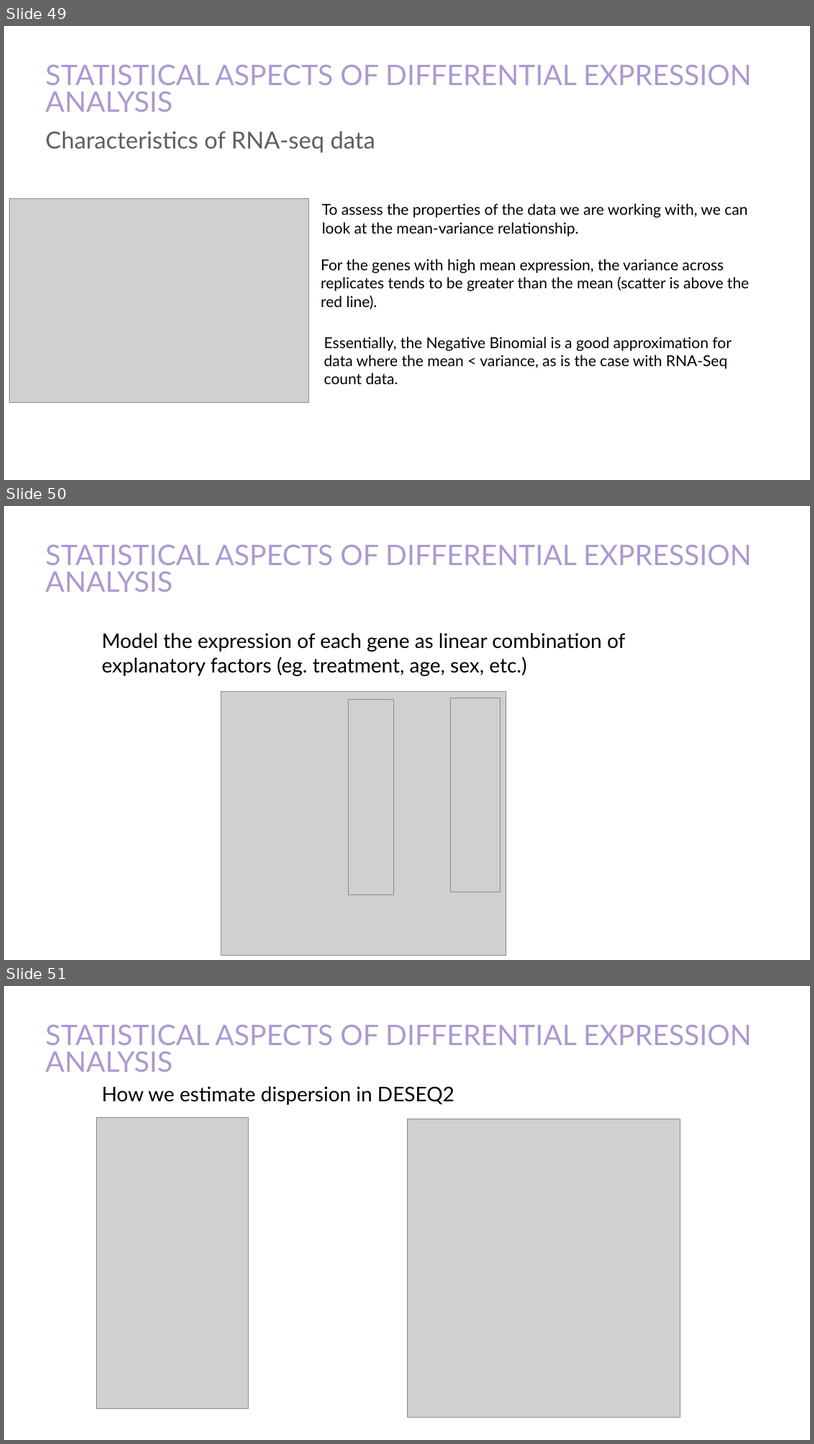
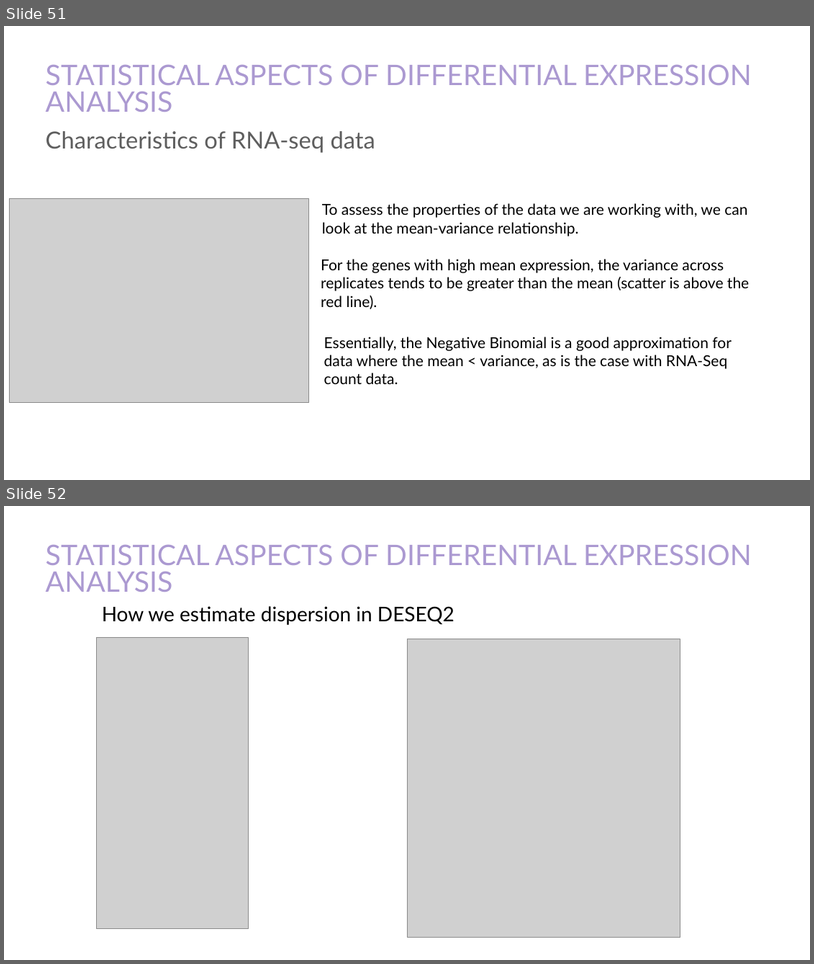
Before and after one commit to bioinformatics-core-shared-training/Bulk_RNAseq_Course_Base, a slide deck: additional_scripts_and_materials/07_Statistics_1.pptx. Shown one above the other, each under a label of ours: slides 49, 50 and 51 before the commit, slides 51 and 52 after it. The pictures are 814x1444 and 814x964 pixels, drawn with LibreOffice and Linux fonts; fonts in the diff are those of the drawing; grey boxes stand for pictures. Boxes give left, top, right and bottom in pixels: in the first picture for what was removed or moved away, otherwise in the second. Text is boxed around its words. In the diff, an @@ line names an element or a change of style, - is before the commit and + after.

```diff
--- a/additional_scripts_and_materials/07_Statistics_1.pptx
+++ b/additional_scripts_and_materials/07_Statistics_1.pptx
@@ slide 50 removed at [4, 506, 810, 960], background #FFFFFF @@
@@ title removed at [46, 544, 752, 592] @@
-STATISTICAL ASPECTS OF DIFFERENTIAL EXPRESSION ANALYSIS
@@ text removed at [102, 633, 625, 676] @@
-Model the expression of each gene as linear combination of explanatory factors (eg. treatment, age, sex, etc.)
@@ picture removed at [221, 691, 506, 955] @@
@@ picture removed at [348, 700, 394, 894] @@
@@ picture removed at [450, 698, 500, 891] @@
@@ what was slide 49 is now slide 51 @@
@@ what was slide 51 is now slide 52 @@
```
Also in this commit, not shown: 15 slides changed, 3 slides added, 1 other slide removed, 3 other files.
